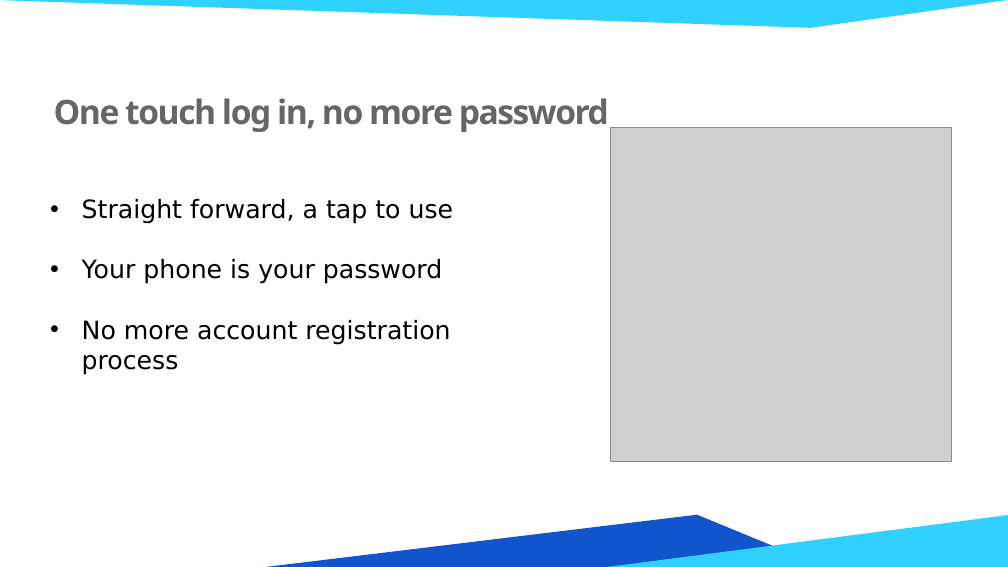
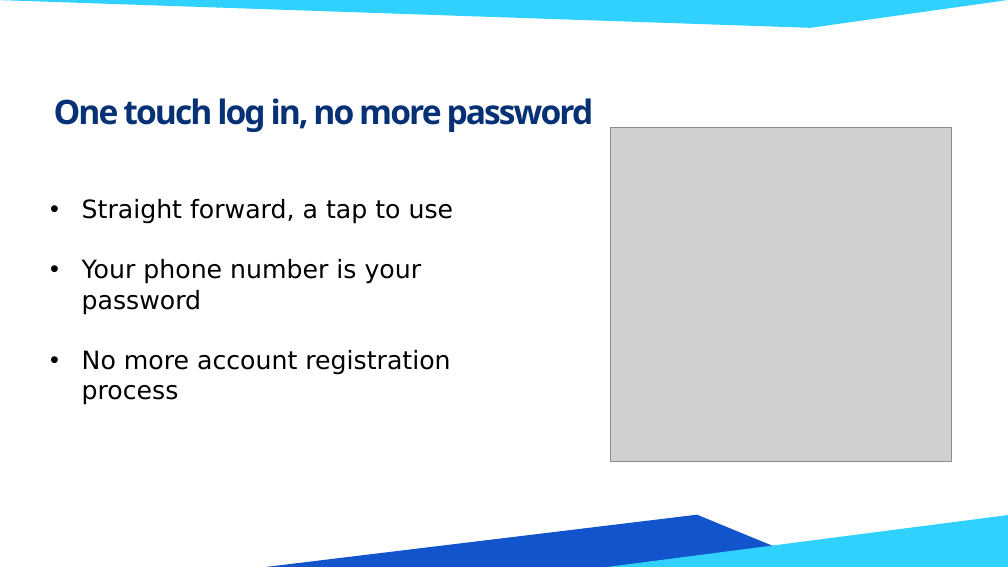
Before and after one commit to HenryHeng91/NU-Fast-Buy-and-Sell-APP, a slide deck: slide 11 of Documentation/NU E-Commerce Slide.pptx (slide 10 before the commit). Drawn at 1008x567 pixels with LibreOffice and Linux fonts; fonts in the diff are those of the drawing; grey boxes stand for pictures; background and template pictures are left out. Boxes give left, top, right and bottom in pixels: in the first picture for what was removed or moved away, otherwise in the second. Text is boxed around its words. In the diff, an @@ line names an element or a change of style, - is before the commit and + after.

Commit message:
update slide

```diff
--- a/Documentation/NU E-Commerce Slide.pptx
+++ b/Documentation/NU E-Commerce Slide.pptx
@@ title "One touch log in, no ..." at [54,98,594,132]: text colour #666666 to #073175, letter spacing -1.1 to -1.4 pt @@
@@ text at [82,259,422,315]: text changed @@
-• Your phone is your password
+• Your phone number is your password
```
Also in this commit, not shown: 7 other slides changed, 8 slides added, 16 slides removed, 2 other files.
